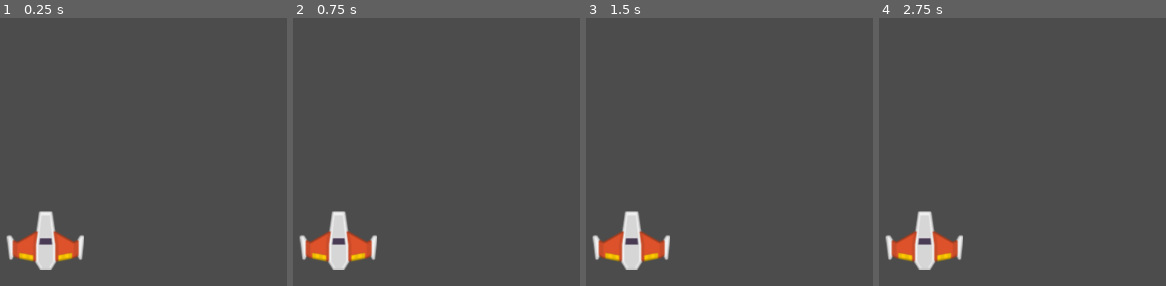
Above: before the commit, frames 1-4 (left to right).
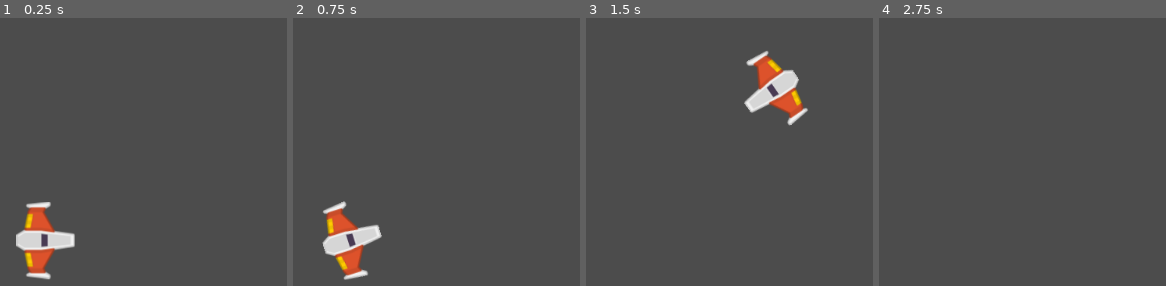
Above: after the commit, the same moments.

Repository: RasHeisen87/Meteoritos_Juego
Game: Godot game, scene res://Juego/Niveles/NivelTest.tscn
Two runs of this game, one before a commit and one after it. Both use one fixed random seed, a clock stepped at 60 frames per second and the inputs below.
Inputs:
- Up to frame 1 (0.25 s): no input
- Up to frame 2 (0.75 s): tap Enter at 0.5 s; hold W (mover_adelante, bound only after the commit) from 0.53 s (still down); hold A (rotar_antihorario, bound only after the commit) from 0.53 s (still down)
- Up to frame 3 (1.5 s): tap D (rotar_horario, bound only after the commit) at 0.8, 1.35 s; release W (mover_adelante, bound only after the commit) at 1.28 s; release A (rotar_antihorario, bound only after the commit) at 1.28 s; hold S (mover_atras, bound only after the commit) from 1.28 s (still down)
- Up to frame 4 (2.75 s): tap A (rotar_antihorario, bound only after the commit) at 1.55 s; release S (mover_atras, bound only after the commit) at 2.03 s; hold W (mover_adelante, bound only after the commit) from 2.03 s (still down); hold A (rotar_antihorario, bound only after the commit) from 2.03 s (still down); tap D (rotar_horario, bound only after the commit) at 2.3 s

The runs differ from the first frame. In frame 1, 4.0% of the frame differs, in the area x 2-30%, y 68-98%; in frame 2, 3.9%; in frame 3, 6.0%, in the area x 2-78%, y 12-95%; in frame 4, 3.0%.

Commit message:
Movimiento
Pulido

Diff:
--- /dev/null
+++ b/Juego/Naves/Player/Player.gd
@@ -0,0 +1,35 @@
+#Player.gd
+class_name Player
+extends RigidBody2D
+
+##Atributos Export
+export var potencia_motor:int = 20
+export var potencia_rotacion:int = 280
+
+##Atributos
+var empuje:Vector2 = Vector2.ZERO
+var dir_rotacion:int = 0
+
+##Metodos
+func _integrate_forces(state: Physics2DDirectBodyState) -> void:
+	apply_central_impulse(empuje.rotated(rotation))
+	apply_torque_impulse(dir_rotacion * potencia_rotacion)
+
+func _process(delta: float) -> void:
+	player_input()
+
+##Metodos Custom
+func player_input() -> void:
+	#Empuje
+	empuje = Vector2.ZERO
+	if Input.is_action_pressed("mover_adelante"):
+		empuje = Vector2(potencia_motor, 0)
+	elif Input.is_action_pressed("mover_atras"):
+		empuje = Vector2(-potencia_motor, 0)
+
+	#Rotacion
+	dir_rotacion = 0
+	if Input.is_action_pressed("rotar_antihorario"):
+		dir_rotacion -= 1
+	elif Input.is_action_pressed("rotar_horario"):
+		dir_rotacion += 1
--- a/Juego/Naves/Player/Player.tscn
+++ b/Juego/Naves/Player/Player.tscn
@@ -1,7 +1,8 @@
-[gd_scene load_steps=4 format=2]
+[gd_scene load_steps=5 format=2]
 
 [ext_resource path="res://Juego/Naves/Player/player_orange.png" type="Texture" id=1]
 [ext_resource path="res://Juego/Naves/Player/MaterialFisico.tres" type="PhysicsMaterial" id=2]
+[ext_resource path="res://Juego/Naves/Player/Player.gd" type="Script" id=3]
 
 [sub_resource type="CircleShape2D" id=1]
 radius = 36.0555
@@ -10,8 +11,12 @@
 physics_material_override = ExtResource( 2 )
 gravity_scale = 0.0
 can_sleep = false
+linear_damp = 1.0
+angular_damp = 4.0
+script = ExtResource( 3 )
 
 [node name="Sprite" type="Sprite" parent="."]
+rotation = 1.5708
 texture = ExtResource( 1 )
 
 [node name="CollisionShape2D" type="CollisionShape2D" parent="."]
--- a/project.godot
+++ b/project.godot
@@ -8,11 +8,48 @@
 
 config_version=4
 
+_global_script_classes=[ {
+"base": "RigidBody2D",
+"class": "Player",
+"language": "GDScript",
+"path": "res://Juego/Naves/Player/Player.gd"
+} ]
+_global_script_class_icons={
+"Player": ""
+}
+
 [application]
 
 config/name="Meteoritos_Juego"
 run/main_scene="res://Juego/Niveles/NivelTest.tscn"
 config/icon="res://icon.png"
+
+[input]
+
+mover_adelante={
+"deadzone": 0.5,
+"events": [ Object(InputEventKey,"resource_local_to_scene":false,"resource_name":"","device":0,"alt":false,"shift":false,"control":false,"meta":false,"command":false,"pressed":false,"scancode":87,"physical_scancode":0,"unicode":0,"echo":false,"script":null)
+, Object(InputEventKey,"resource_local_to_scene":false,"resource_name":"","device":0,"alt":false,"shift":false,"control":false,"meta":false,"command":false,"pressed":false,"scancode":16777232,"physical_scancode":0,"unicode":0,"echo":false,"script":null)
+ ]
+}
+mover_atras={
+"deadzone": 0.5,
+"events": [ Object(InputEventKey,"resource_local_to_scene":false,"resource_name":"","device":0,"alt":false,"shift":false,"control":false,"meta":false,"command":false,"pressed":false,"scancode":83,"physical_scancode":0,"unicode":0,"echo":false,"script":null)
+, Object(InputEventKey,"resource_local_to_scene":false,"resource_name":"","device":0,"alt":false,"shift":false,"control":false,"meta":false,"command":false,"pressed":false,"scancode":16777234,"physical_scancode":0,"unicode":0,"echo":false,"script":null)
+ ]
+}
+rotar_horario={
+"deadzone": 0.5,
+"events": [ Object(InputEventKey,"resource_local_to_scene":false,"resource_name":"","device":0,"alt":false,"shift":false,"control":false,"meta":false,"command":false,"pressed":false,"scancode":68,"physical_scancode":0,"unicode":0,"echo":false,"script":null)
+, Object(InputEventKey,"resource_local_to_scene":false,"resource_name":"","device":0,"alt":false,"shift":false,"control":false,"meta":false,"command":false,"pressed":false,"scancode":16777233,"physical_scancode":0,"unicode":0,"echo":false,"script":null)
+ ]
+}
+rotar_antihorario={
+"deadzone": 0.5,
+"events": [ Object(InputEventKey,"resource_local_to_scene":false,"resource_name":"","device":0,"alt":false,"shift":false,"control":false,"meta":false,"command":false,"pressed":false,"scancode":65,"physical_scancode":0,"unicode":0,"echo":false,"script":null)
+, Object(InputEventKey,"resource_local_to_scene":false,"resource_name":"","device":0,"alt":false,"shift":false,"control":false,"meta":false,"command":false,"pressed":false,"scancode":16777231,"physical_scancode":0,"unicode":0,"echo":false,"script":null)
+ ]
+}
 
 [physics]
 
